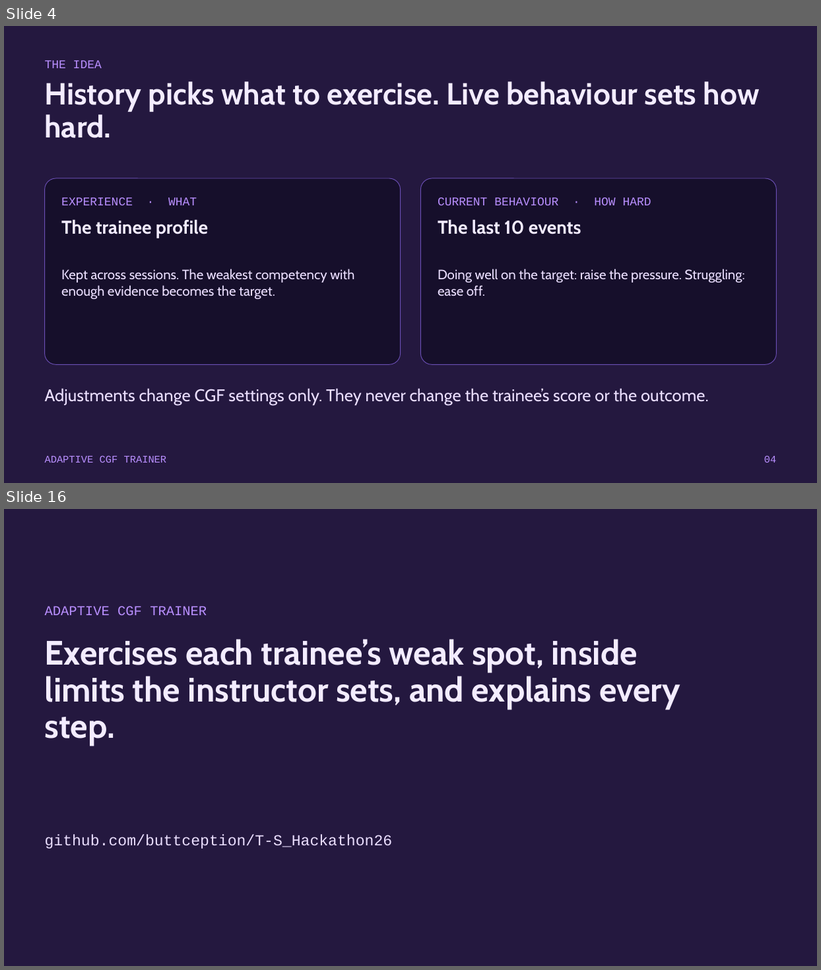
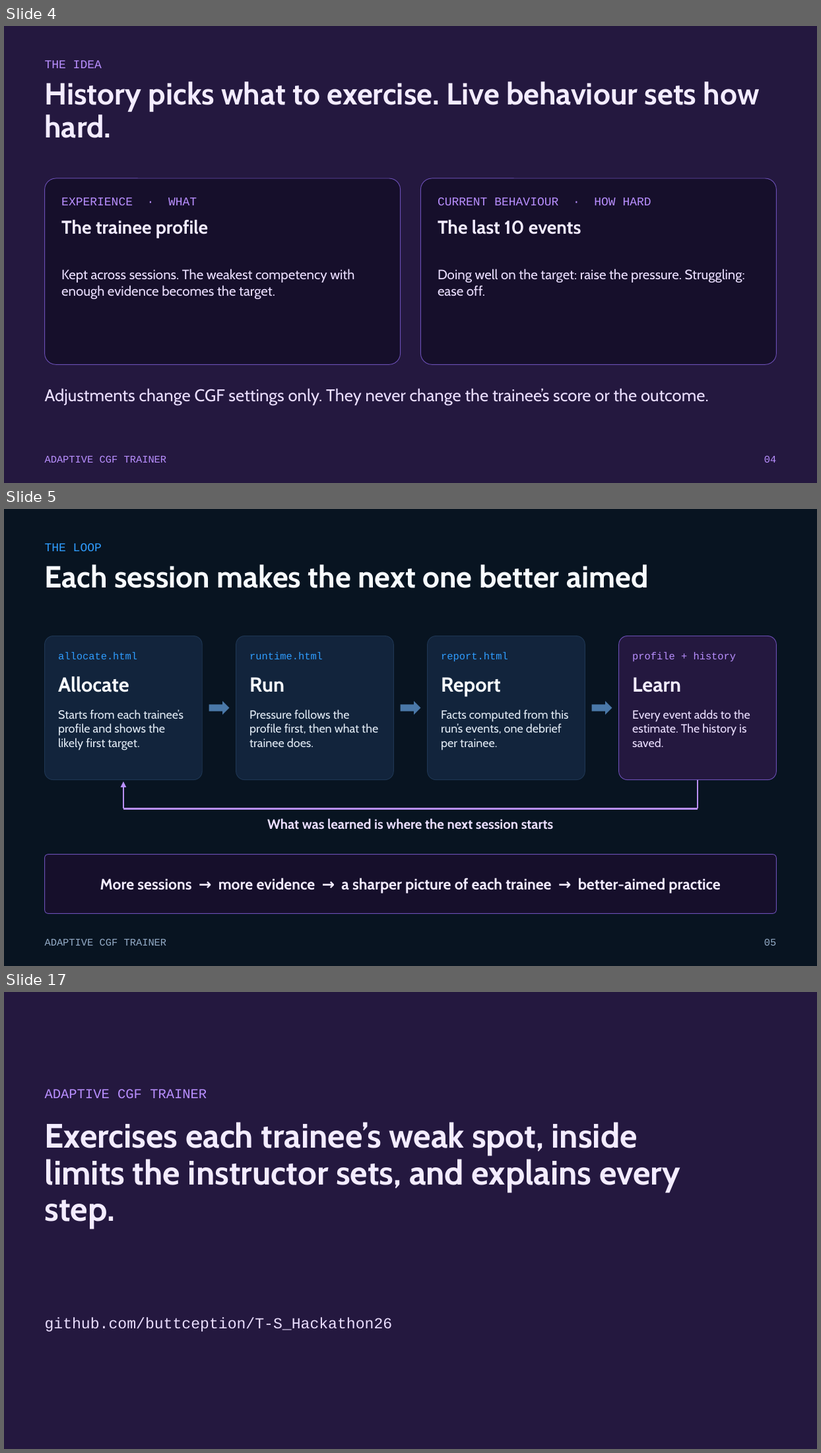
Before and after one commit to buttception/T-S_Hackathon26, a slide deck: cgf-demo/docs/pitch/Adaptive-CGF-Trainer.pptx. Shown one above the other, each under a label of ours: slides 4 and 16 before the commit, slides 4, 5 and 17 after it; the slides between them are not shown. The pictures are 821x970 and 821x1453 pixels, drawn with LibreOffice and Linux fonts; fonts in the diff are those of the drawing. Boxes give left, top, right and bottom in pixels: in the first picture for what was removed or moved away, otherwise in the second. Text is boxed around its words. In the diff, an @@ line names an element or a change of style, - is before the commit and + after.

```diff
--- a/cgf-demo/docs/pitch/Adaptive-CGF-Trainer.pptx
+++ b/cgf-demo/docs/pitch/Adaptive-CGF-Trainer.pptx
@@ slide 5 added at box(4, 509, 817, 966), background #081421 @@
@@ text added at box(45, 543, 102, 551), 14 pt, text #2F9DFF @@
+THE LOOP
@@ title added at box(45, 564, 648, 588), 36 pt, text #F7FAFD, bold @@
+Each session makes the next one better aimed
@@ rounded rectangle added at box(45, 636, 202, 780), fill #12243C, outline #1E3653 0.75 pt @@
@@ rounded rectangle added at box(236, 636, 394, 780), fill #12243C, outline #1E3653 0.75 pt @@
@@ rounded rectangle added at box(427, 636, 585, 780), fill #12243C, outline #1E3653 0.75 pt @@
@@ rounded rectangle added at box(619, 636, 776, 780), fill #24183F, outline #6B4FB5 0.75 pt @@
@@ text added at box(58, 652, 137, 659), 12 pt, text #2F9DFF @@
+allocate.html
@@ text added at box(250, 652, 323, 659), 12 pt, text #2F9DFF @@
+runtime.html
@@ text added at box(441, 652, 508, 661), 12 pt, text #2F9DFF @@
+report.html
@@ text added at box(632, 652, 737, 661), 12 pt, text #B98FFF @@
+profile + history
@@ text added at box(58, 677, 129, 692), 24 pt, text #F7FAFD, bold @@
+Allocate
@@ text added at box(250, 677, 284, 692), 24 pt, text #F7FAFD, bold @@
+Run
@@ text added at box(441, 677, 501, 696), 24 pt, text #F7FAFD, bold @@
+Report
@@ text added at box(632, 677, 681, 692), 24 pt, text #F3ECFF, bold @@
+Learn
@@ right arrow added at box(209, 701, 229, 714), fill #4A78A8 @@
@@ right arrow added at box(401, 701, 420, 714), fill #4A78A8 @@
@@ right arrow added at box(592, 701, 612, 714), fill #4A78A8 @@
@@ text added at box(58, 710, 183, 751), 14 pt, text #E1EAF4 @@
+Starts from each trainee’s profile and shows the likely first target.
@@ text added at box(250, 710, 378, 747), 14 pt, text #E1EAF4 @@
+Pressure follows the profile first, then what the trainee does.
@@ text added at box(441, 710, 569, 751), 14 pt, text #E1EAF4 @@
+Facts computed from this run’s events, one debrief per trainee.
@@ text added at box(632, 710, 750, 747), 14 pt, text #EBDFFF @@
+Every event adds to the estimate. The history is saved.
@@ arrow added from (123, 809) to (123, 782), #B98FFF 2.25 pt @@
@@ line added from (698, 780) to (698, 809), #B98FFF 2.25 pt @@
@@ line added from (698, 809) to (123, 809), #B98FFF 2.25 pt @@
@@ text added at box(267, 819, 554, 830), 16 pt, text #EBDFFF, bold @@
+What was learned is where the next session starts
@@ rounded rectangle added at box(45, 855, 777, 914), fill #160F2B, outline #6B4FB5 0.75 pt @@
@@ text added at box(100, 878, 720, 894), 18 pt, text #F3ECFF, bold @@
+More sessions → more evidence → a sharper picture of each trainee → better-aimed practice
@@ text added at box(45, 939, 167, 946), 12 pt, text #93ABC6 @@
+ADAPTIVE CGF TRAINER
@@ text added at box(764, 939, 776, 946), 12 pt, text #93ABC6 @@
+05
@@ what was slide 16 is now slide 17 @@
```
Also in this commit, not shown: 10 slides changed, 1 other slide added, 1 slide removed, 2 other files.
